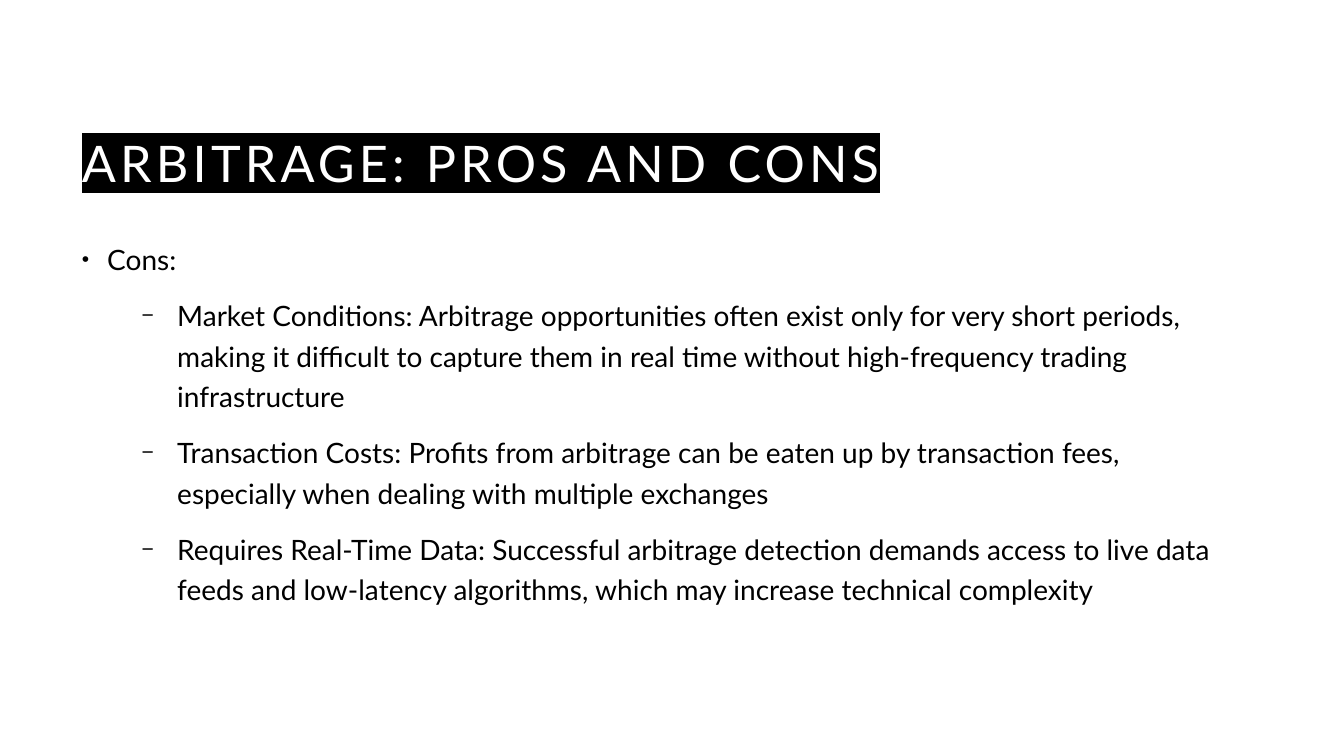
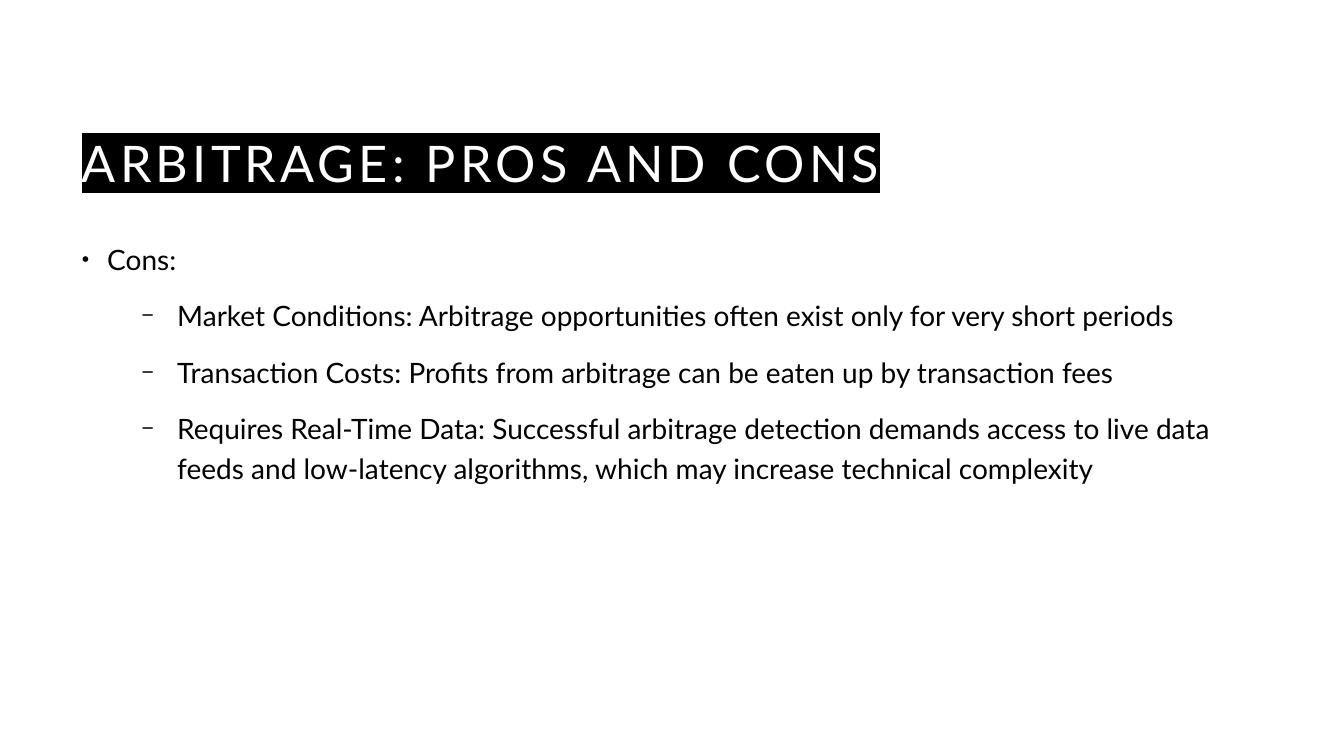
Before and after one commit to guyHarem/TAU_DS_Project, a slide deck: slide 17 of Presentations/DS-project-poc.pptx (slide 16 before the commit). Drawn at 1344x756 pixels with LibreOffice and Linux fonts; fonts in the diff are those of the drawing. Boxes give left, top, right and bottom in pixels: in the first picture for what was removed or moved away, otherwise in the second. Text is boxed around its words. In the diff, an @@ line names an element or a change of style, - is before the commit and + after.

```diff
--- a/Presentations/DS-project-poc.pptx
+++ b/Presentations/DS-project-poc.pptx
@@ text at <box>177,305,1173,388</box>: text changed @@
-  − Market Conditions: Arbitrage opportunities often exist only for very short periods, making it difficult to capture them in real time without high-frequency trading infrastructure
-  − Transaction Costs: Profits from arbitrage can be eaten up by transaction fees, especially when dealing with multiple exchanges
+  − Market Conditions: Arbitrage opportunities often exist only for very short periods
+  − Transaction Costs: Profits from arbitrage can be eaten up by transaction fees
```
Also in this commit, not shown: 14 other slides changed, 3 slides added, 1 slide removed.
